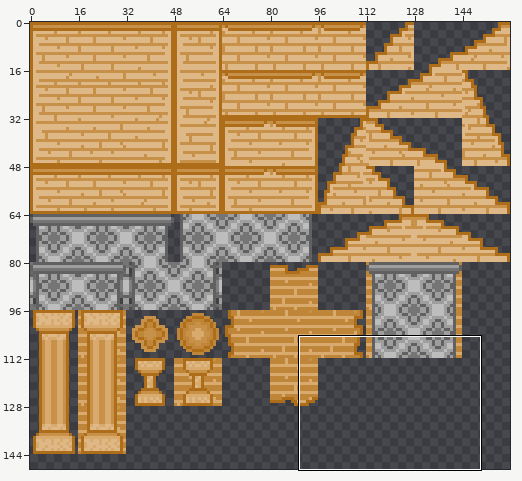
Pixel-art file: res/tileset/8.aseprite. The picture above shows the old version from afar; the outline marks the close-up.
Close-up. First the earlier version:
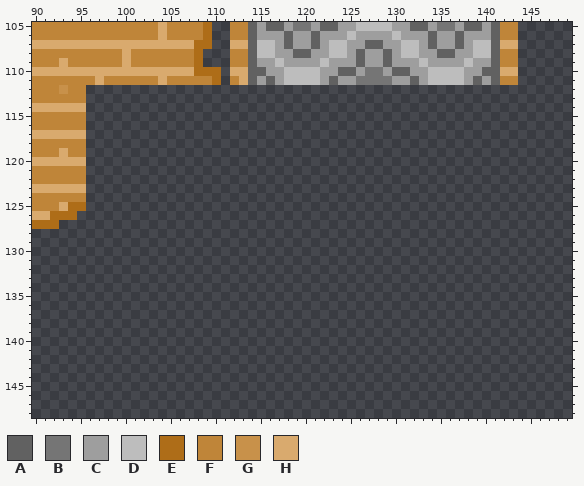
160x160 pixels, 1 frame. Shown: x 90..149, y 105..148. The wide view leaves out empty margins.
Palette (. is transparent): A #616161  B #757575  C #9e9e9e  D #bdbdbd  E #ae6d18  F #bf8539  G #c8914a  H #d9aa6e
Pixels before (only the part around the change), first column x 90:
105 FFFFFFFFFFFFFFHFFFFE..FFACAACBBCAACCDDDDCCAACBBCAACAFF......
106 FFFFFFFFFFFFFFHFFFFE..FFACCCACCACCCDCCCCDCCCACCACCCAFF......
107 HHHHHHHHHHHHHHHHHHEE..HHADDCACCACDDCCAACCDDCACCACDDAHH......
108 FFFFFFFFFFHFFFFFFFE...FFADDCCAACCDDCACCACDDCCAACCDDAFF......
109 FFFHFFFFFFHFFFFFFFE...FFACCDCCCCDCCCACCACCCDCCCCDCCAFF......
110 HHHHHHHHHHHHHHHHHHEEE.HHAACCDDDDCCAACBBCAACCDDDDCCAAHH......
111 FFFFFFFHFFFFFFHFFFFFE.FHACACDDDDCACCBBBBCCACDDDDCACAFF......
112 FFFGFF......................................................
113 FFFFFF......................................................
114 HHHHHH......................................................
115 FFFFFF......................................................
116 FFFFFF......................................................
117 HHHHHH......................................................
118 FFFFFF......................................................
119 FFFHFF......................................................
120 HHHHHH......................................................
121 FFFFFF......................................................
122 FFFFFF......................................................
123 HHHHHH......................................................
124 FFFFFF......................................................
125 FFFHEE......................................................
126 HHEEE.......................................................
127 EEE.........................................................
128 ............................................................
129 ............................................................
130 ............................................................
131 ............................................................
132 ............................................................
133 ............................................................
134 ............................................................
135 ............................................................
136 ............................................................
137 ............................................................
138 ............................................................
139 ............................................................
140 ............................................................
141 ............................................................
142 ............................................................
143 ............................................................
144 ............................................................
145 ............................................................
146 ............................................................
147 ............................................................
The same view after the edit:
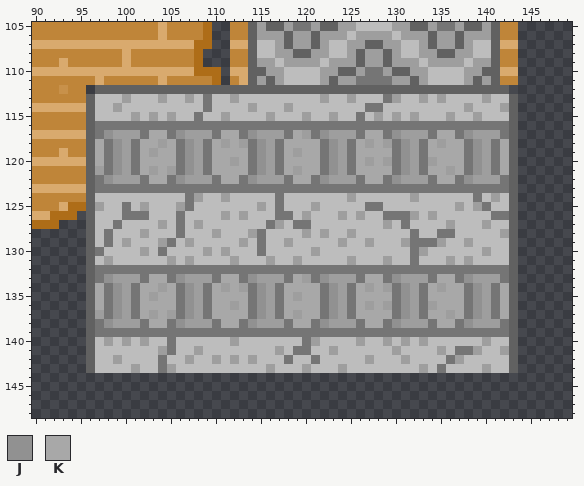
Colours new in this view: J #919191  K #a8a8a8
What changed:
Changed rows in their new state; - is an unchanged pixel.
first column x 96:
112 -AAAAAAAAAAAAAAAAAAAAAAAAAAAAAAAAAAAAAAAAAAAAAA-
113 ADDDCDDDCDDCDBDDCDDDDDDDDDCDDCDDDBCDDCDCDDDDCDDA
114 ADDCDDDDDDDDDBDDDDCDDDCDDDDDDDDBBDDDDDDDDDCDDDCA
115 ADDDDCDCDCDDBDDCDDDDCDDDCDDCDDBDCDCDCDDDCDDCDDDA
116 ABBBBBBBBBBBBBBBBBBBBBBBBBBBBBBBBBBBBBBBBBBBBBBA
117 ABJCCCBKKBJCCCBKKBJCCCBKCBJCCCBKKBJCCCBKKBJCCCBA
118 AKBJCBKKCKBJCBKCKCBJCBKKKKBJCBKCKCBJCBKCKKBJCBKA
119 AKBJCBKCKKBJCBKKKKBJCBKCKKBJCBKKKKBJCBKKKKBJCBKA
120 AKBJCBKKKKBJCBKKCKBJCBKKKKBJCBKCKCBJCBCKKKBJCBKA
121 ACBJCBKCKCBJCBKKKKBJCBKCKKBJCBKKKKBJCBKKCKBJCBKA
122 ABJCCCBKKBJCCCBKKBJCCCBKKBJCCCBKKBJCCCBKKBJCCCBA
123 ABBBBBBBBBBBBBBBBBBBBBBBBBBBBBBBBBBBBBBBBBBBBBBA
124 ADDDDDDDDDDBCDDCDDDDDBDDDDDDDCDDDDDDCDDDDDDBDCDA
125 ACDDBDCDDDCBDDDDDDDCDBDDDCDDDDDBBDDDDDDDDCDCBDDA
126 ADDDBBBDDDBDDDDCDCDDDBBDCDDDCDCDDBBBCDCDDDDDDBBA
127 ADDBDDDDCDBDCDDDDDDDBCDBBDDDDDDDDCDBDDDDCDDDCDDA
128 ADBDDDCDDDBDDDCDDDCBDDDDCDCDDCDDDDDDBDDBBDDDDDCA
129 ADBDCDDDCBDCDDDDDCDBDDCDDDDDCDDCDDDCBBBCDDCDDDDA
130 ABDDDDCDBDDDDCDCDDDBDDDDDCDDDDDDDDDDBCDDDDDDCDDA
131 ADCDDDDDDCDCDDDDCDDDCDDCDDDDDCDDDCDDBDDDCDCDDDDA
132 ABBBBBBBBBBBBBBBBBBBBBBBBBBBBBBBBBBBBBBBBBBBBBBA
133 ABJCCCBKKBJCCCBKKBJCCCBKCBJCCCBKKBJCCCBKKBJCCCBA
134 AKBJCBKKCKBJCBKCKCBJCBKKKKBJCBKCKCBJCBKCKKBJCBKA
135 AKBJCBKCKKBJCBKKKKBJCBKCKKBJCBKKKKBJCBKKKKBJCBKA
136 AKBJCBKKKKBJCBKKCKBJCBKKKKBJCBKCKCBJCBCKKKBJCBKA
137 ACBJCBKCKCBJCBKKKKBJCBKCKKBJCBKKKKBJCBKKCKBJCBKA
138 ABJCCCBKKBJCCCBKKBJCCCBKKBJCCCBKKBJCCCBKKBJCCCBA
139 ABBBBBBBBBBBBBBBBBBBBBBBBBBBBBBBBBBBBBBBBBBBBBBA
140 ADCDCDCDDBDDDDDDCDDDDDDDBCDDDDCDDCDCDCDDDDDDCDDA
141 ADDDDDDDCBDDCDDDDDDDDCDBBDDCDDDDDDCDDDDCDBBCDDCA
142 ADDCDDDDBDDCDDCDCDCDDDBDDBDDDDDCDDDCDDDDBCDDDDDA
143 ADDDDCDDBCDDDDDDDDDDCDDDCDDDCDDDDDDDDCDBDDDDCDDA
